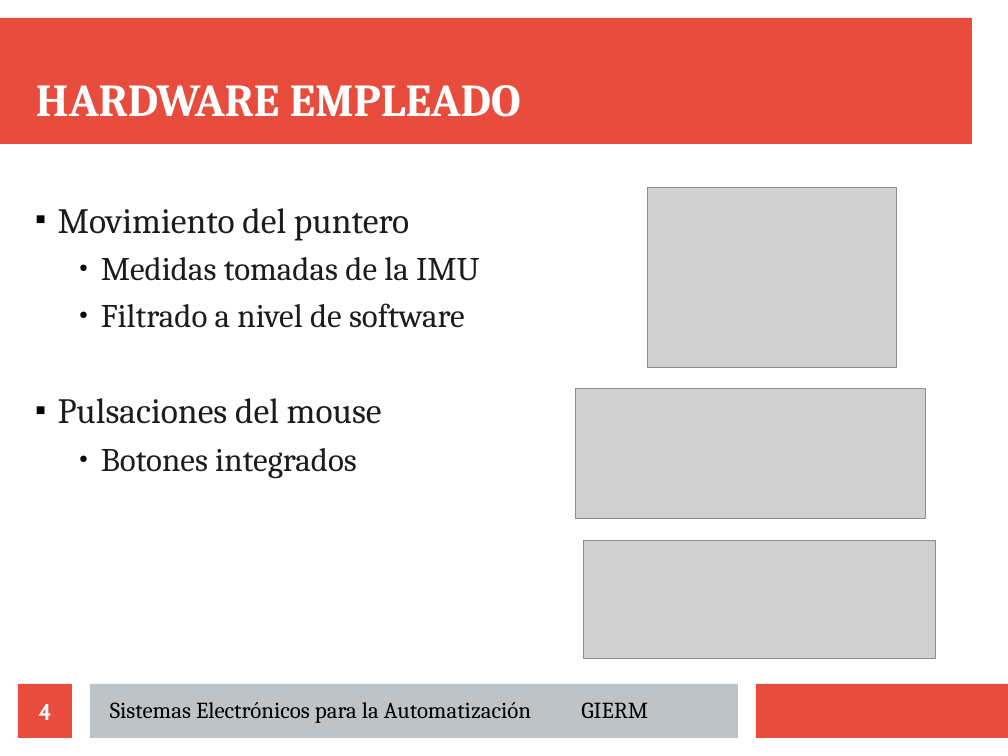
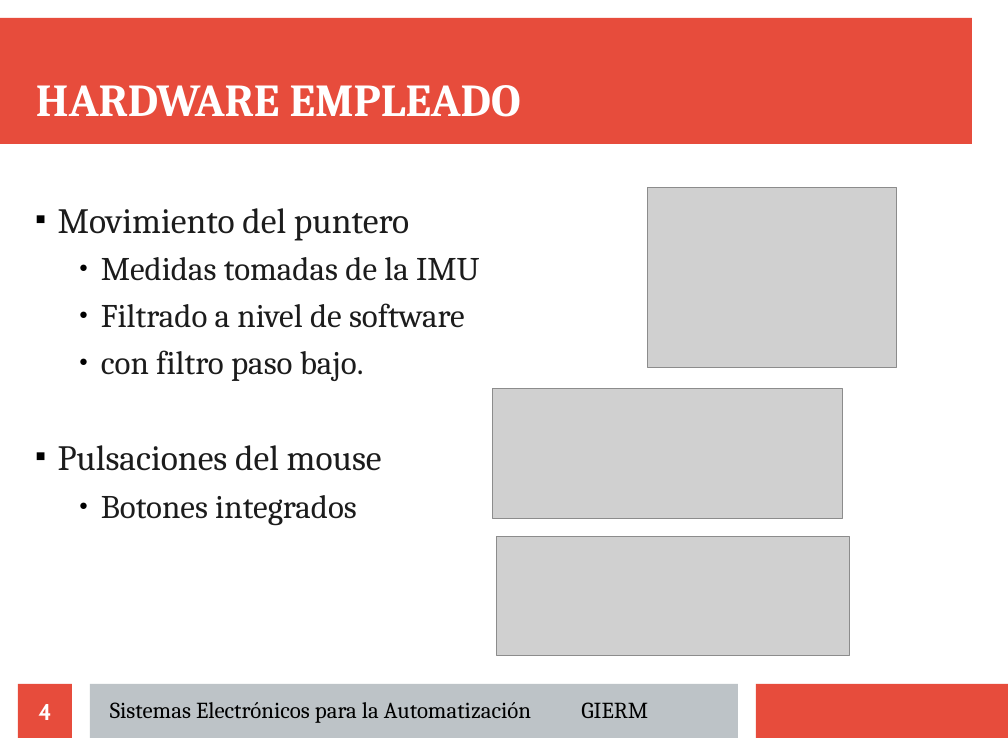
Before and after one commit to Richard-Haes-Ellis/Tiwiimo, a slide deck: slide 4 of docs/presentacion/defensa.odp. Drawn at 1008x756 pixels with LibreOffice and Linux fonts; fonts in the diff are those of the drawing; grey boxes stand for pictures. Boxes give left, top, right and bottom in pixels: in the first picture for what was removed or moved away, otherwise in the second. Text is boxed around its words. In the diff, an @@ line names an element or a change of style, - is before the commit and + after.

```diff
--- a/docs/presentacion/defensa.odp
+++ b/docs/presentacion/defensa.odp
@@ subtitle at box(101, 350, 364, 381): paragraph added @@
+    ● con filtro paso bajo.
@@ picture: place and size @@
-picture at box(576, 389, 926, 519)
+picture at box(493, 389, 842, 519)
@@ picture: place and size @@
-picture at box(584, 541, 937, 659)
+picture at box(497, 537, 850, 656)
```
Also in this commit, not shown: 4 other slides changed.
